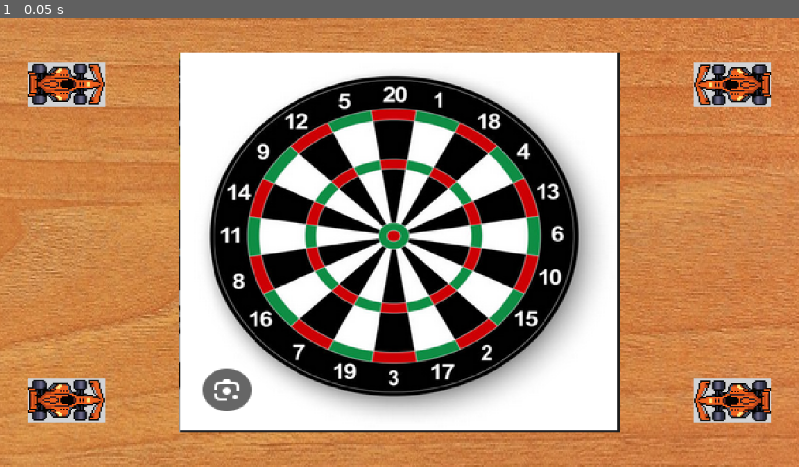
Above: before the commit, frame 1.
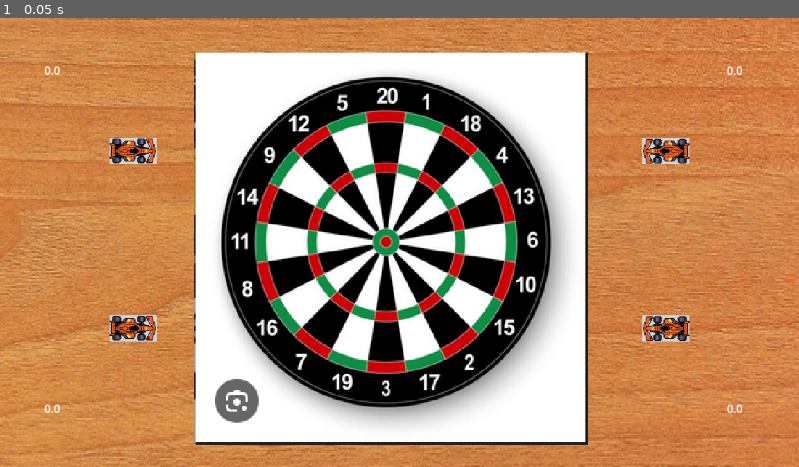
Above: after the commit, the same moment.

Repository: mamRobles/Las_ratas_dan_la_lata
Game: Godot game, scene res://MINI3/Scenes/escenario-MINI3.tscn
Same seed, same stepped clock (60 frames per second), same inputs: the game is played once before the commit and once after it. This scene is started directly instead of the project's main scene.
Inputs:
- Up to frame 1 (0.05 s): no input

The runs differ from the first frame. In frame 1, 31% of the frame differs, in the area x 3-97%, y 7-96%.

Commit message:
MINI3: Cuatro coches que se chocan

Diff:
--- a/MINI3/Scenes/escenario-MINI3.tscn
+++ b/MINI3/Scenes/escenario-MINI3.tscn
@@ -1,8 +1,29 @@
-[gd_scene load_steps=4 format=3 uid="uid://c8yy6kjobhw2i"]
+[gd_scene load_steps=11 format=3 uid="uid://c8yy6kjobhw2i"]
 
 [ext_resource type="Texture2D" uid="uid://bspft57ly7yy4" path="res://MINI1/Sprites/suelo-MINI1.png" id="1_3afbo"]
 [ext_resource type="Script" uid="uid://bqn7fbjpn4eo1" path="res://MINI3/Scripts/escenario-MINI3.gd" id="1_8cx1r"]
 [ext_resource type="Texture2D" uid="uid://bjt08kj2hlxn" path="res://MINI3/Sprites/diana-MINI3.png" id="2_8cx1r"]
+
+[sub_resource type="CircleShape2D" id="CircleShape2D_8cx1r"]
+radius = 240.0
+
+[sub_resource type="CircleShape2D" id="CircleShape2D_y2mtw"]
+radius = 112.285
+
+[sub_resource type="CircleShape2D" id="CircleShape2D_l4ceu"]
+radius = 19.2354
+
+[sub_resource type="RectangleShape2D" id="RectangleShape2D_8cx1r"]
+size = Vector2(1200, 24)
+
+[sub_resource type="RectangleShape2D" id="RectangleShape2D_y2mtw"]
+size = Vector2(24, 696)
+
+[sub_resource type="RectangleShape2D" id="RectangleShape2D_l4ceu"]
+size = Vector2(1200, 24)
+
+[sub_resource type="RectangleShape2D" id="RectangleShape2D_mrnno"]
+size = Vector2(24, 696)
 
 [node name="Escenario-mini3" type="Node2D"]
 script = ExtResource("1_8cx1r")
@@ -13,17 +34,95 @@
 texture = ExtResource("1_3afbo")
 
 [node name="Diana" type="Sprite2D" parent="Fondo"]
-scale = Vector2(1.4, 0.675)
+position = Vector2(-8.54166, 3.51027)
+scale = Vector2(1.25172, 0.696871)
 texture = ExtResource("2_8cx1r")
 
 [node name="jugador1_pos" type="Marker2D" parent="."]
-position = Vector2(96, 96)
+position = Vector2(192, 192)
+
+[node name="Label_jugador1" type="Label" parent="."]
+visible = false
+offset_left = 64.0
+offset_top = 64.0
+offset_right = 104.0
+offset_bottom = 87.0
 
 [node name="jugador2_pos" type="Marker2D" parent="."]
-position = Vector2(1056, 96)
+position = Vector2(960, 192)
+
+[node name="Label_jugador2" type="Label" parent="."]
+visible = false
+offset_left = 1048.0
+offset_top = 64.0
+offset_right = 1088.0
+offset_bottom = 87.0
 
 [node name="jugador3_pos" type="Marker2D" parent="."]
-position = Vector2(96, 552)
+position = Vector2(192, 448)
+
+[node name="Label_jugador3" type="Label" parent="."]
+visible = false
+offset_left = 64.0
+offset_top = 552.0
+offset_right = 104.0
+offset_bottom = 575.0
 
 [node name="jugador4_pos" type="Marker2D" parent="."]
-position = Vector2(1056, 552)
+position = Vector2(960, 448)
+
+[node name="Label_jugador4" type="Label" parent="."]
+visible = false
+offset_left = 1048.0
+offset_top = 552.0
+offset_right = 1088.0
+offset_bottom = 575.0
+
+[node name="Puntos1" type="Area2D" parent="."]
+position = Vector2(560, 320)
+
+[node name="CollisionShape2D" type="CollisionShape2D" parent="Puntos1"]
+position = Vector2(-3, 3)
+shape = SubResource("CircleShape2D_8cx1r")
+debug_color = Color(0, 0.564706, 0.0352941, 0.329412)
+
+[node name="Puntos2" type="Area2D" parent="."]
+position = Vector2(560, 320)
+
+[node name="CollisionShape2D" type="CollisionShape2D" parent="Puntos2"]
+position = Vector2(-4, 4)
+shape = SubResource("CircleShape2D_y2mtw")
+debug_color = Color(0.999026, 0.739675, 1.42467e-05, 0.42)
+
+[node name="Puntos3" type="Area2D" parent="."]
+position = Vector2(560, 320)
+
+[node name="CollisionShape2D" type="CollisionShape2D" parent="Puntos3"]
+position = Vector2(-4, 3)
+shape = SubResource("CircleShape2D_l4ceu")
+debug_color = Color(0.994593, 0, 0.219567, 0.42)
+
+[node name="Borde" type="StaticBody2D" parent="."]
+
+[node name="CollisionShape2D" type="CollisionShape2D" parent="Borde"]
+position = Vector2(576, -12)
+shape = SubResource("RectangleShape2D_8cx1r")
+
+[node name="CollisionShape2D2" type="CollisionShape2D" parent="Borde"]
+position = Vector2(-12, 324)
+shape = SubResource("RectangleShape2D_y2mtw")
+
+[node name="CollisionShape2D3" type="CollisionShape2D" parent="Borde"]
+position = Vector2(576, 660)
+shape = SubResource("RectangleShape2D_l4ceu")
+
+[node name="CollisionShape2D4" type="CollisionShape2D" parent="Borde"]
+position = Vector2(1164, 324)
+shape = SubResource("RectangleShape2D_mrnno")
+
+[connection signal="body_entered" from="Puntos1" to="." method="_on_puntos_body_entered"]
+[connection signal="body_exited" from="Puntos1" to="." method="_on_puntos_body_exited"]
+[connection signal="body_entered" from="Puntos2" to="." method="_on_puntos_body_entered"]
+[connection signal="body_exited" from="Puntos2" to="." method="_on_puntos_body_exited"]
+[connection signal="body_entered" from="Puntos3" to="." method="_on_puntos_body_entered"]
+[connection signal="body_exited" from="Puntos3" to="." method="_on_puntos_body_exited"]
--- a/MINI3/Scenes/jugador-MINI3.tscn
+++ b/MINI3/Scenes/jugador-MINI3.tscn
@@ -1,13 +1,10 @@
-[gd_scene load_steps=5 format=3 uid="uid://cxmx8njbhvsn0"]
+[gd_scene load_steps=4 format=3 uid="uid://cxmx8njbhvsn0"]
 
 [ext_resource type="Script" uid="uid://lq16iwtvo1u7" path="res://MINI3/Scripts/jugador-MINI3.gd" id="1_uymtg"]
 [ext_resource type="Texture2D" uid="uid://yd8cawbr5u45" path="res://MINI3/Sprites/coche-MINI3.png" id="2_e77ql"]
 
-[sub_resource type="RectangleShape2D" id="RectangleShape2D_6fksf"]
-size = Vector2(168, 128)
-
 [sub_resource type="RectangleShape2D" id="RectangleShape2D_tlr07"]
-size = Vector2(48, 128)
+size = Vector2(224, 128)
 
 [node name="Coche" type="CharacterBody2D"]
 script = ExtResource("1_uymtg")
@@ -18,12 +15,5 @@
 scale = Vector2(1.04918, 1.02752)
 texture = ExtResource("2_e77ql")
 
-[node name="CollisionShape2D" type="CollisionShape2D" parent="."]
-position = Vector2(28, 0)
-shape = SubResource("RectangleShape2D_6fksf")
-
-[node name="Area2D" type="Area2D" parent="."]
-
-[node name="CollisionShape2D" type="CollisionShape2D" parent="Area2D"]
-position = Vector2(-88, 0)
+[node name="CollisionShape2D2" type="CollisionShape2D" parent="."]
 shape = SubResource("RectangleShape2D_tlr07")
--- a/MINI3/Scripts/escenario-MINI3.gd
+++ b/MINI3/Scripts/escenario-MINI3.gd
@@ -21,10 +21,18 @@
 	jugador.GIRODERECHA = "ui_right{n}".format({"n":indice+1})
 	jugador.AVANZAR = "ui_up{n}".format({"n":indice+1})
 	jugador.RETROCEDER = "ui_down{n}".format({"n":indice+1})
-	jugador.apply_scale(Vector2(0.5, 0.5))
+	jugador.apply_scale(Vector2(0.3, 0.3))
 
-	if indice % 2 == 0:
+	if indice == 0:
+		$Label_jugador1.visible = true
 		jugador.rotate(deg_to_rad(180))
+	elif indice == 1:
+		$Label_jugador2.visible = true
+	elif indice == 2:
+		$Label_jugador3.visible = true
+		jugador.rotate(deg_to_rad(180))
+	elif indice == 3:
+		$Label_jugador4.visible = true
 
 	add_child(jugador)
 
@@ -34,3 +42,33 @@
 	#for i in range(INICIO.num_jugadores):
 	for i in range(num_jugadores):
 		add_player(i)
+
+func _process(delta: float) -> void:
+
+	for i in range(num_jugadores):
+		var jugador = jugadores[i]
+
+		if jugador.nivel == 1:
+			jugador.puntos += delta * 1
+		elif jugador.nivel == 2:
+			jugador.puntos += delta * 5
+		elif jugador.nivel == 3:
+			jugador.puntos += delta * 10
+
+		if i == 0:
+			$Label_jugador1.text = str(jugador.puntos)
+		elif i == 1:
+			$Label_jugador2.text = str(jugador.puntos)
+		elif i == 2:
+			$Label_jugador3.text = str(jugador.puntos)
+		elif i == 3:
+			$Label_jugador4.text = str(jugador.puntos)
+
+
+func _on_puntos_body_entered(body: Node2D) -> void:
+	if body.get_class() == "CharacterBody2D":		#Si es un jugador
+		body.nivel += 1
+
+func _on_puntos_body_exited(body: Node2D) -> void:
+	if body.get_class() == "CharacterBody2D":		#Si es un jugador
+		body.nivel -= 1
--- a/MINI3/Scripts/jugador-MINI3.gd
+++ b/MINI3/Scripts/jugador-MINI3.gd
@@ -1,7 +1,9 @@
 extends CharacterBody2D
 
-const VELOCIDAD = 100
-const VELROT = 45
+const VELOCIDAD = 200
+const VELROT = 70
+const EMPUJE = 5
+const FRICCION = 50
 
 var GIROIZQUIERDA = "ui_left1"
 var GIRODERECHA = "ui_right1"
@@ -9,13 +11,32 @@
 var RETROCEDER = "ui_down1"
 
 var id : int = 1
+var nivel : int = 0
+var puntos : float = 0.0
+
+var empuje_acumulado : Vector2 = Vector2.ZERO
 
 func _physics_process(delta: float) -> void:
-	if Input.is_action_pressed(AVANZAR) or Input.is_action_pressed(RETROCEDER):
-		var diravance = - Input.get_axis(RETROCEDER, AVANZAR)
-		var direccion = Vector2(cos(rotation), sin(rotation))
-		move_and_collide(direccion * diravance * VELOCIDAD * delta)
+	var diravance = - Input.get_axis(RETROCEDER, AVANZAR)
+	var dirgiro = Input.get_axis(GIROIZQUIERDA, GIRODERECHA)
 
-		if Input.is_action_pressed(GIROIZQUIERDA) or Input.is_action_pressed(GIRODERECHA):
-			var dirgiro = Input.get_axis(GIROIZQUIERDA, GIRODERECHA)
-			rotate(deg_to_rad(dirgiro * delta * VELROT))
+	if diravance != 0:
+		rotate(deg_to_rad(dirgiro * delta * VELROT))
+
+	var direccion = Vector2(cos(rotation), sin(rotation))
+	velocity = direccion * diravance * VELOCIDAD + empuje_acumulado
+
+	move_and_slide()
+	empuje_acumulado = empuje_acumulado.move_toward(Vector2.ZERO, FRICCION * delta)
+
+
+	for i in range(get_slide_collision_count()):
+		var choque = get_slide_collision(i)
+		var otroCoche = choque.get_collider()
+		if otroCoche is CharacterBody2D:
+			var empuje = (otroCoche.position - position).normalized() * EMPUJE
+			otroCoche.chocado(empuje)
+
+
+func chocado(empuje: Vector2) -> void:
+	empuje_acumulado += empuje
